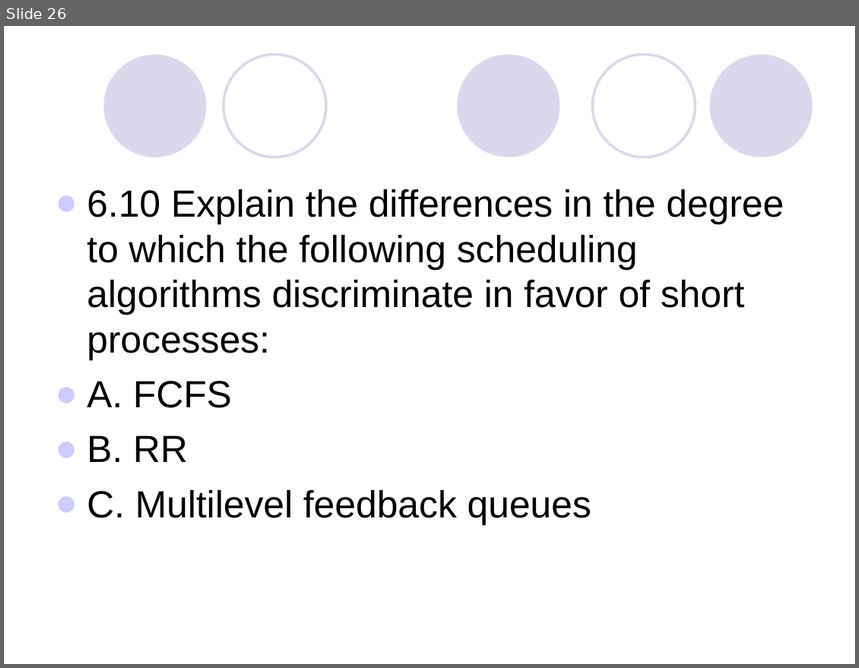
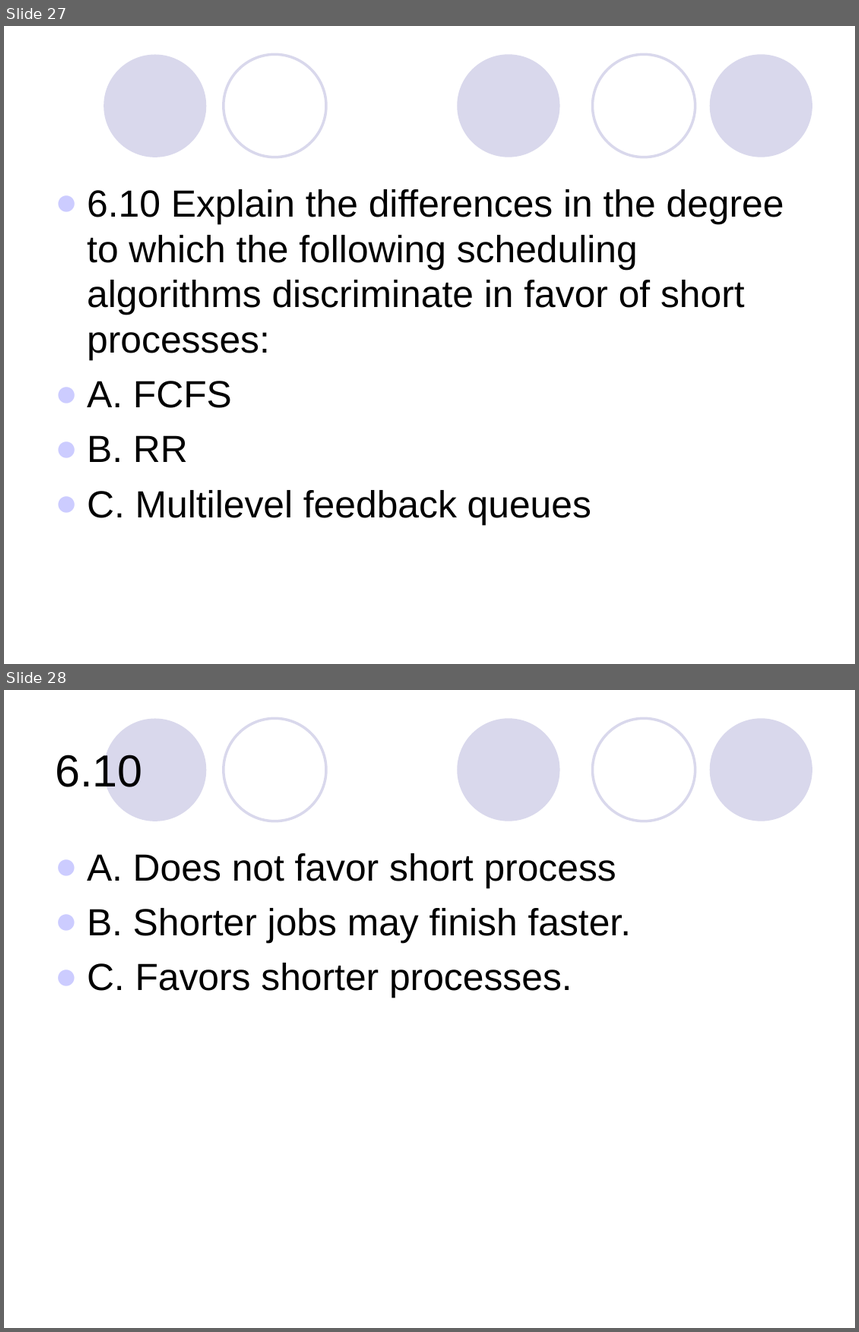
Before and after one commit to martip23/OperatingSystemNotes, a slide deck: Questions/chap6.ppt. Shown one above the other, each under a label of ours: slide 26 before the commit, slides 27 and 28 after it. The pictures are 859x668 and 859x1332 pixels, drawn with LibreOffice and Linux fonts; fonts in the diff are those of the drawing. Boxes give left, top, right and bottom in pixels: in the first picture for what was removed or moved away, otherwise in the second. Text is boxed around its words. In the diff, an @@ line names an element or a change of style, - is before the commit and + after.

```diff
--- a/Questions/chap6.ppt
+++ b/Questions/chap6.ppt
@@ slide 28 added at [4, 690, 855, 1328], background #FFFFFF; not listed: 5 template elements that a slide beside it also shows @@
@@ title added at [55, 755, 142, 787], 38 pt, text #000000 @@
+6.10
@@ text added at [87, 853, 632, 999], 32 pt, text #000000 @@
+● A. Does not favor short process
+● B. Shorter jobs may finish faster.
+● C. Favors shorter processes.
@@ what was slide 26 is now slide 27 @@
```
Also in this commit, not shown: 1 other slide added, 5 other files.
